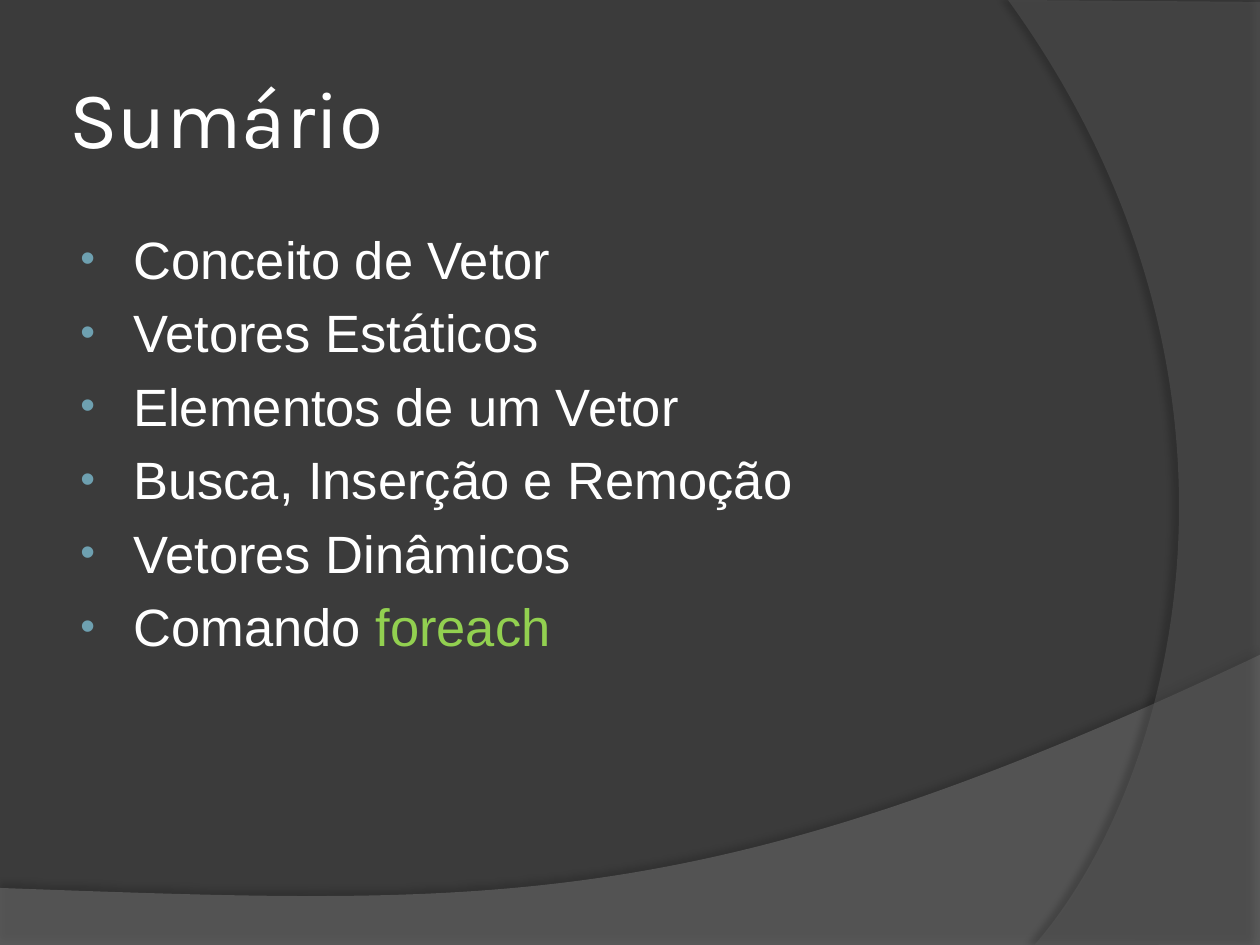
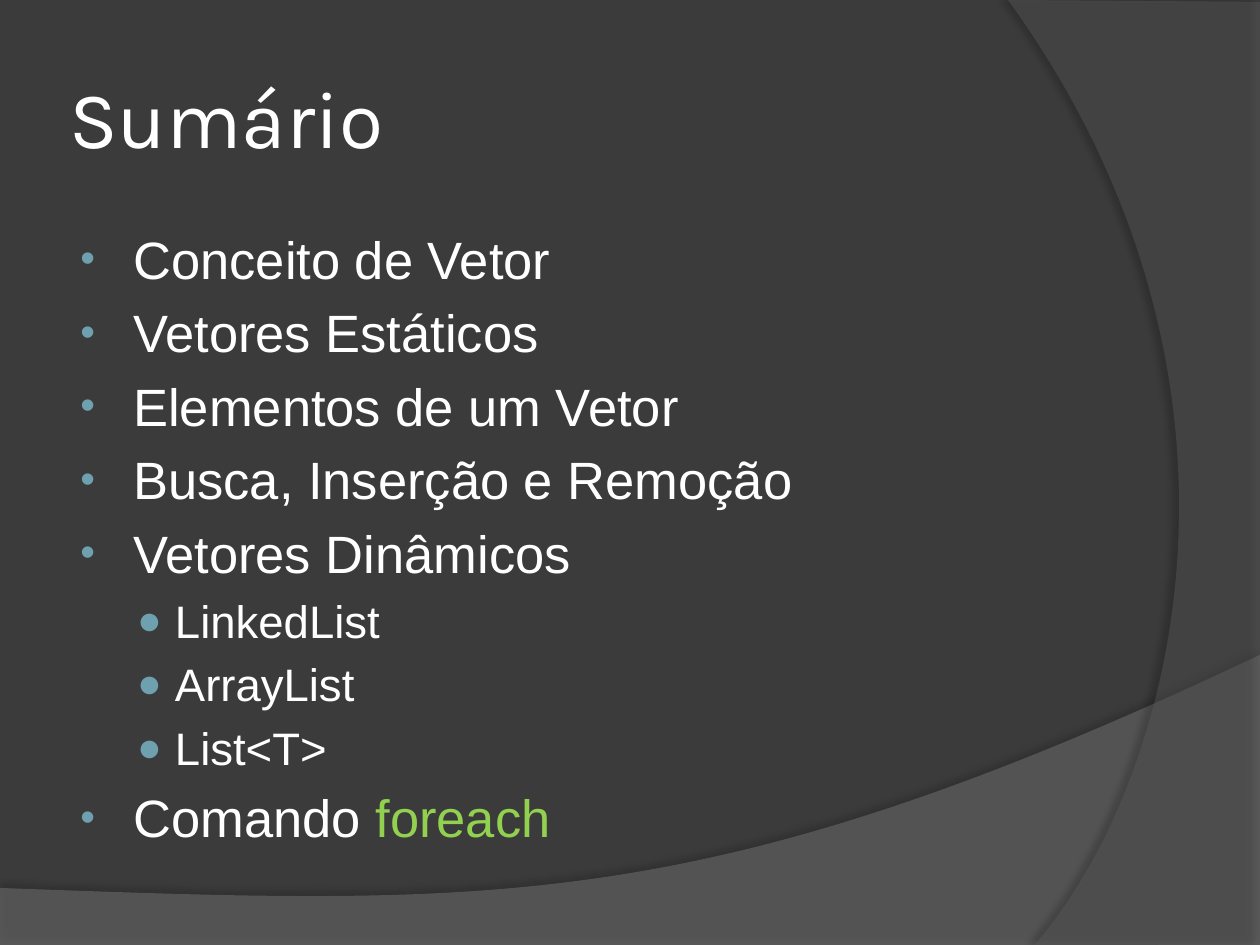
Before and after one commit to wind39/wind39.github.io, a slide deck: slide 2 of curso/modulo1capitulo5.pptx. Drawn at 1260x945 pixels with LibreOffice and Linux fonts; fonts in the diff are those of the drawing. Boxes give left, top, right and bottom in pixels: in the first picture for what was removed or moved away, otherwise in the second. Text is boxed around its words. In the diff, an @@ line names an element or a change of style, - is before the commit and + after.

```diff
--- a/curso/modulo1capitulo5.pptx
+++ b/curso/modulo1capitulo5.pptx
@@ text at <box>175,605,380,766</box>: paragraphs added @@
+  ● LinkedList
+  ● ArrayList
+  ● List<T>
```
Also in this commit, not shown: 1 other slide changed, 1 other file.
